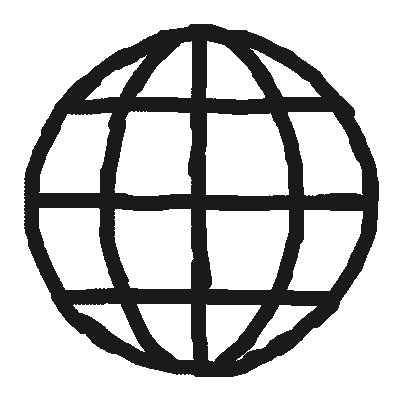
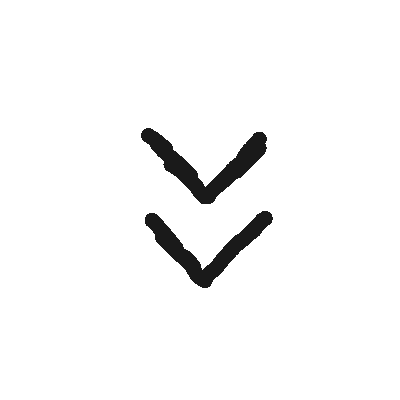
Layer changes from the first (400, 400) image to the second:
added layer "Layer 11" above "Layer 10" over [141, 128, 273, 288]
hid "Layer 9" over [24, 24, 379, 377]
